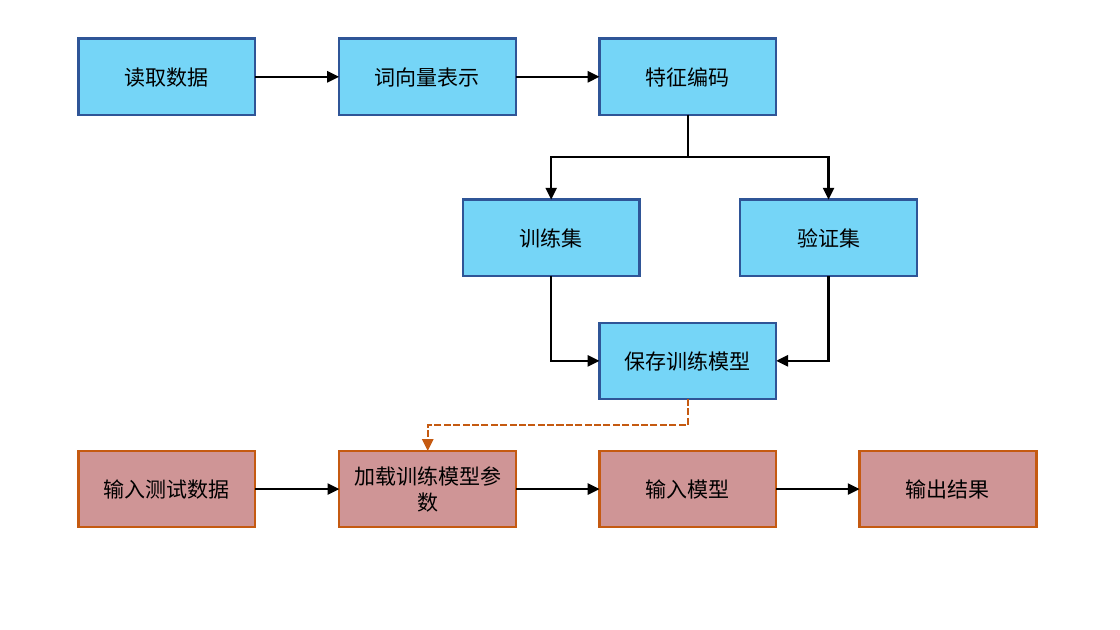
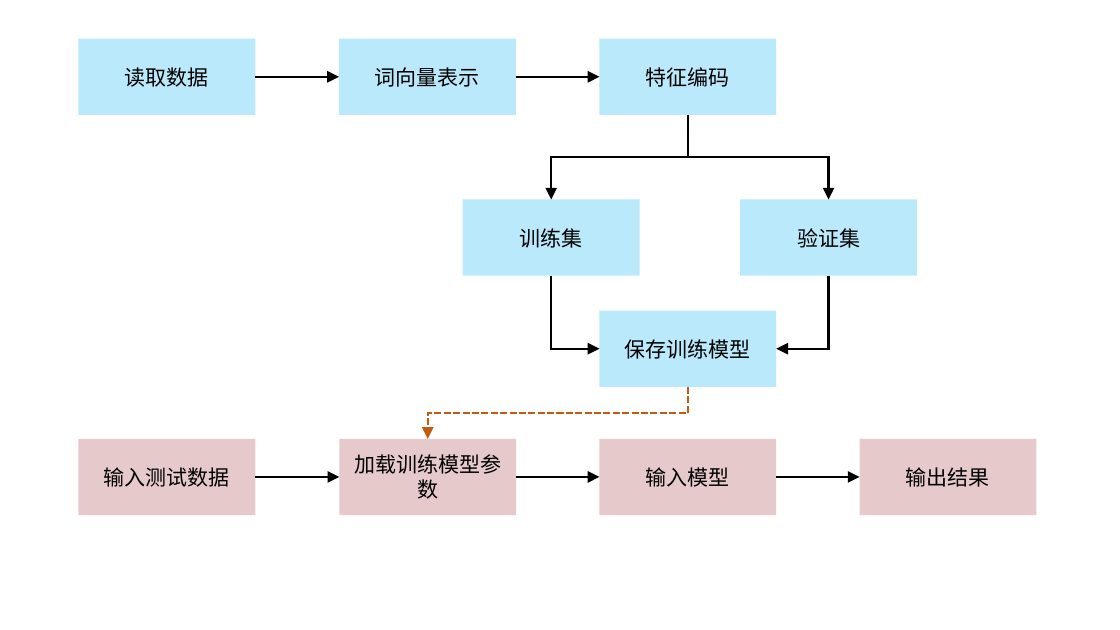
Before and after one commit to weixiao2333/zjuthesis-mphil, a slide deck: slide 18 of 论文图.pptx. Drawn at 1120x630 pixels with LibreOffice and Linux fonts; fonts in the diff are those of the drawing. Boxes give left, top, right and bottom in pixels: in the first picture for what was removed or moved away, otherwise in the second. Text is boxed around its words. In the diff, an @@ line names an element or a change of style, - is before the commit and + after.

```diff
--- a/论文图.pptx
+++ b/论文图.pptx
@@ elbow arrow moved from (551, 276) - (600, 361) to (551, 276) - (600, 349) @@
@@ elbow arrow moved from (828, 276) - (776, 361) to (828, 276) - (776, 349) @@
@@ fill #75D5F7 to #75D5F7 at 50% opacity; outline #2F5597 2 pt to none in 6 elements at (78, 39, 255, 115), (339, 39, 517, 115), (600, 39, 777, 115), (463, 200, 640, 276), (740, 200, 918, 276), (600, 311, 777, 387) @@
@@ 5 rectangles, 3 arrows, 1 elbow arrow: place and size @@
-5 rectangles, 3 arrows, 1 elbow arrow at (78, 323, 1037, 528)
+5 rectangles, 3 arrows, 1 elbow arrow at (78, 311, 1037, 515)
@@ fill #CF9596 to #CF9596 at 50% opacity; outline #C55A11 2 pt to none in 4 elements at (78, 439, 255, 515), (600, 439, 777, 515), (860, 439, 1037, 515), (339, 439, 517, 515) @@
```
Also in this commit, not shown: 9 other slides changed, 1 slide added, 1 slide removed, 11 other files.
